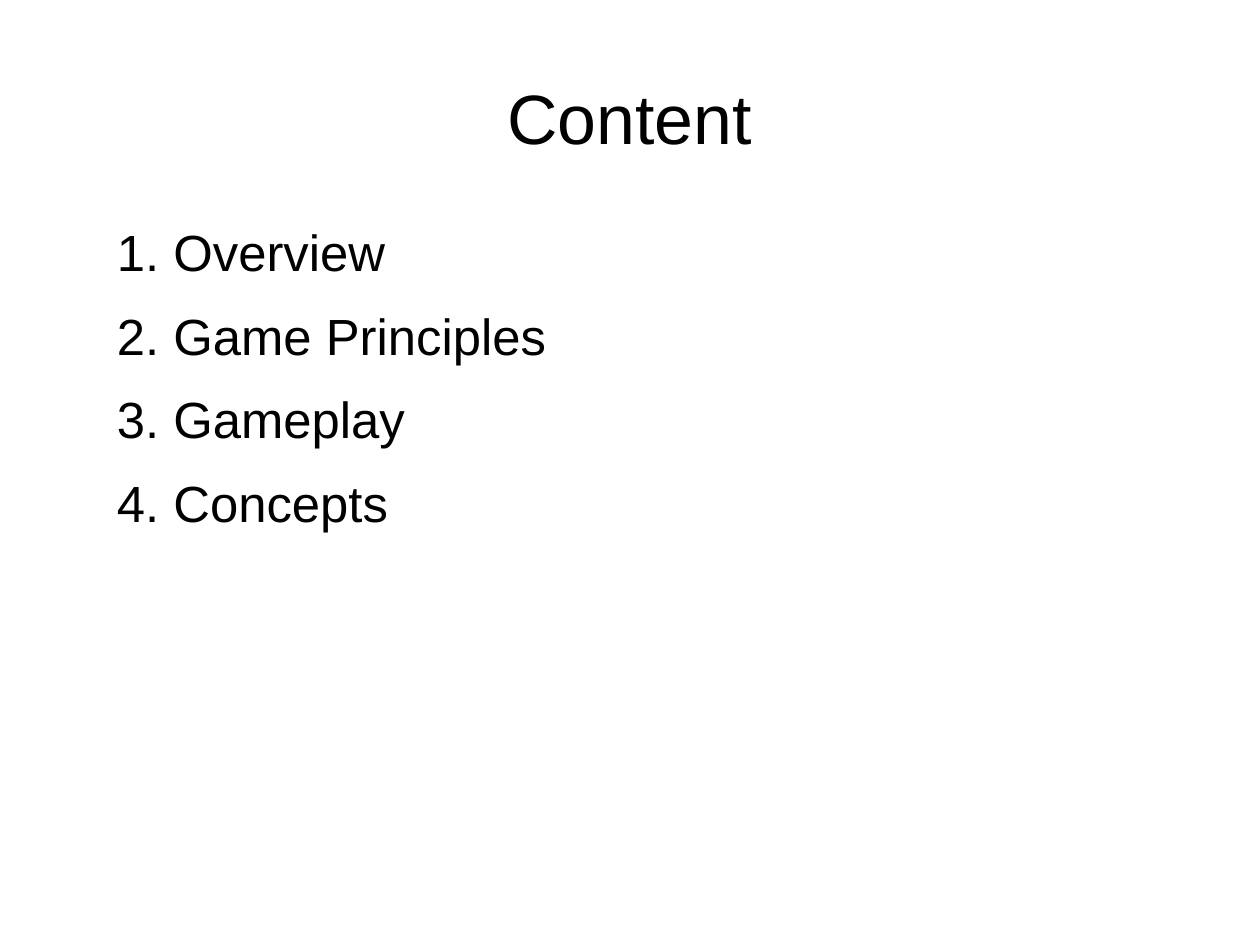
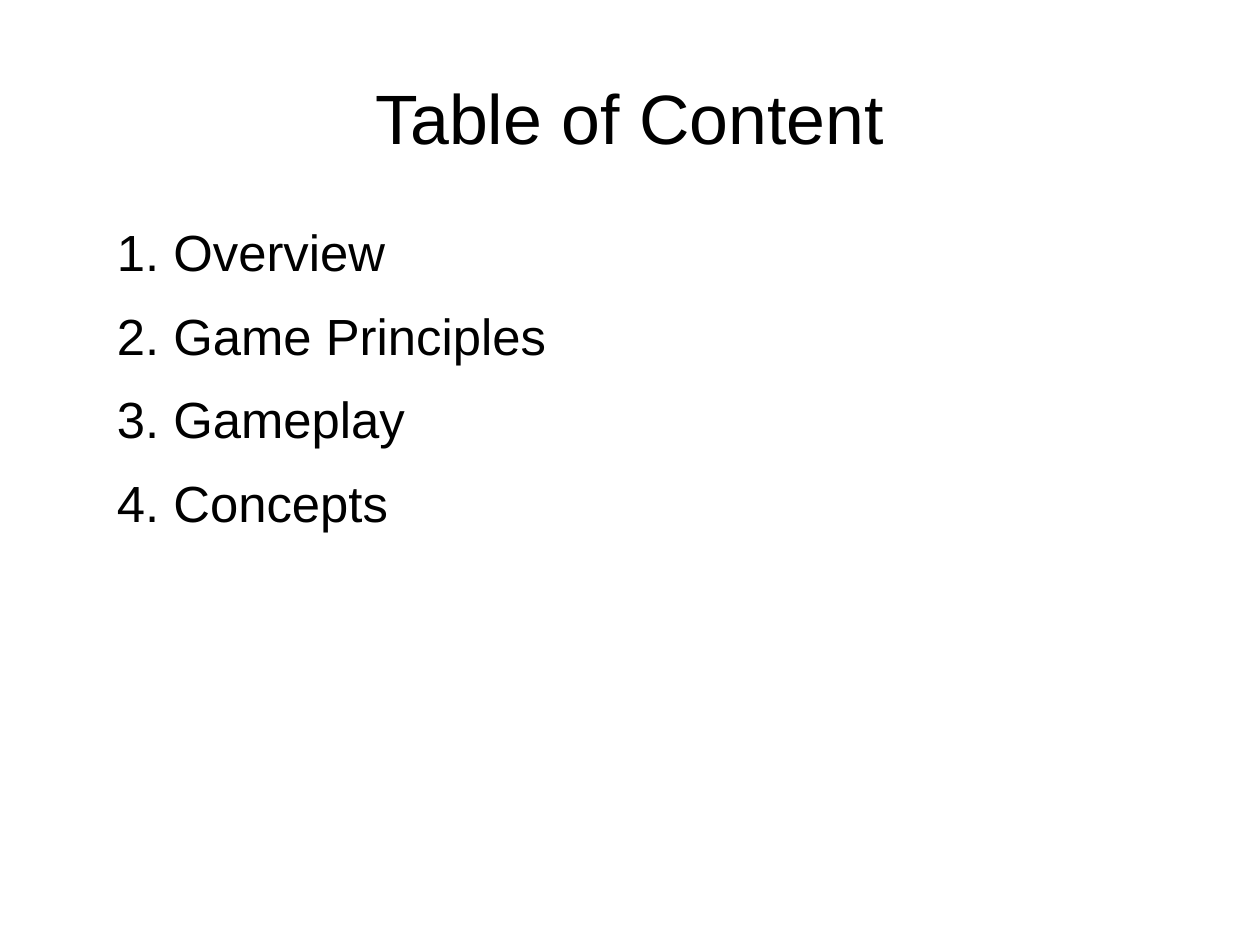
Before and after one commit to szyuGH/StarrockGame, a slide deck: slide 2 of Docs/Presentation.odp. Drawn at 1260x945 pixels with LibreOffice and Linux fonts; fonts in the diff are those of the drawing. Boxes give left, top, right and bottom in pixels: in the first picture for what was removed or moved away, otherwise in the second. Text is boxed around its words. In the diff, an @@ line names an element or a change of style, - is before the commit and + after.

```diff
--- a/Docs/Presentation.odp
+++ b/Docs/Presentation.odp
@@ title at bbox=[375, 93, 883, 145]: text changed @@
-Content
+Table of Content
```
Also in this commit, not shown: 2 other slides changed, 2 slides added, 2 slides removed, 1 other file.
